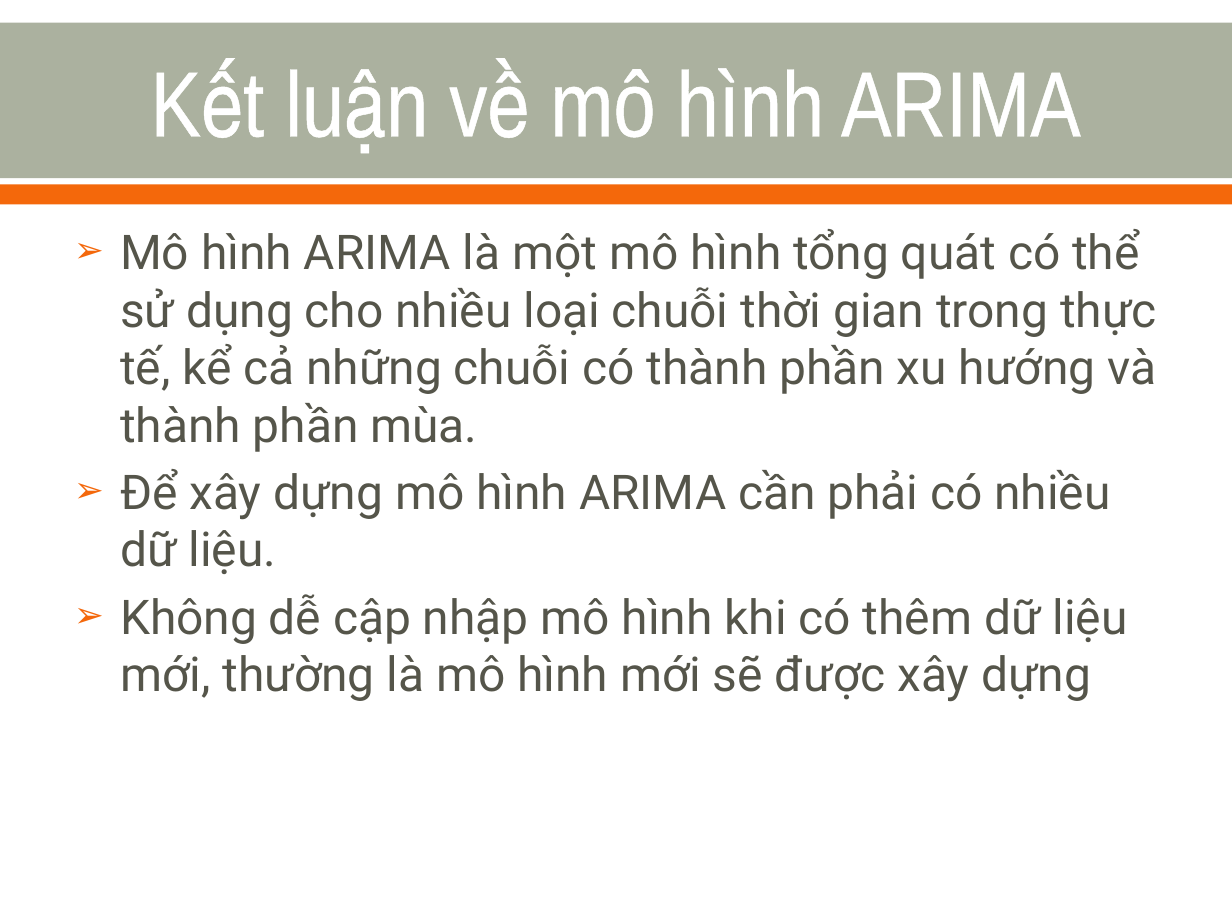
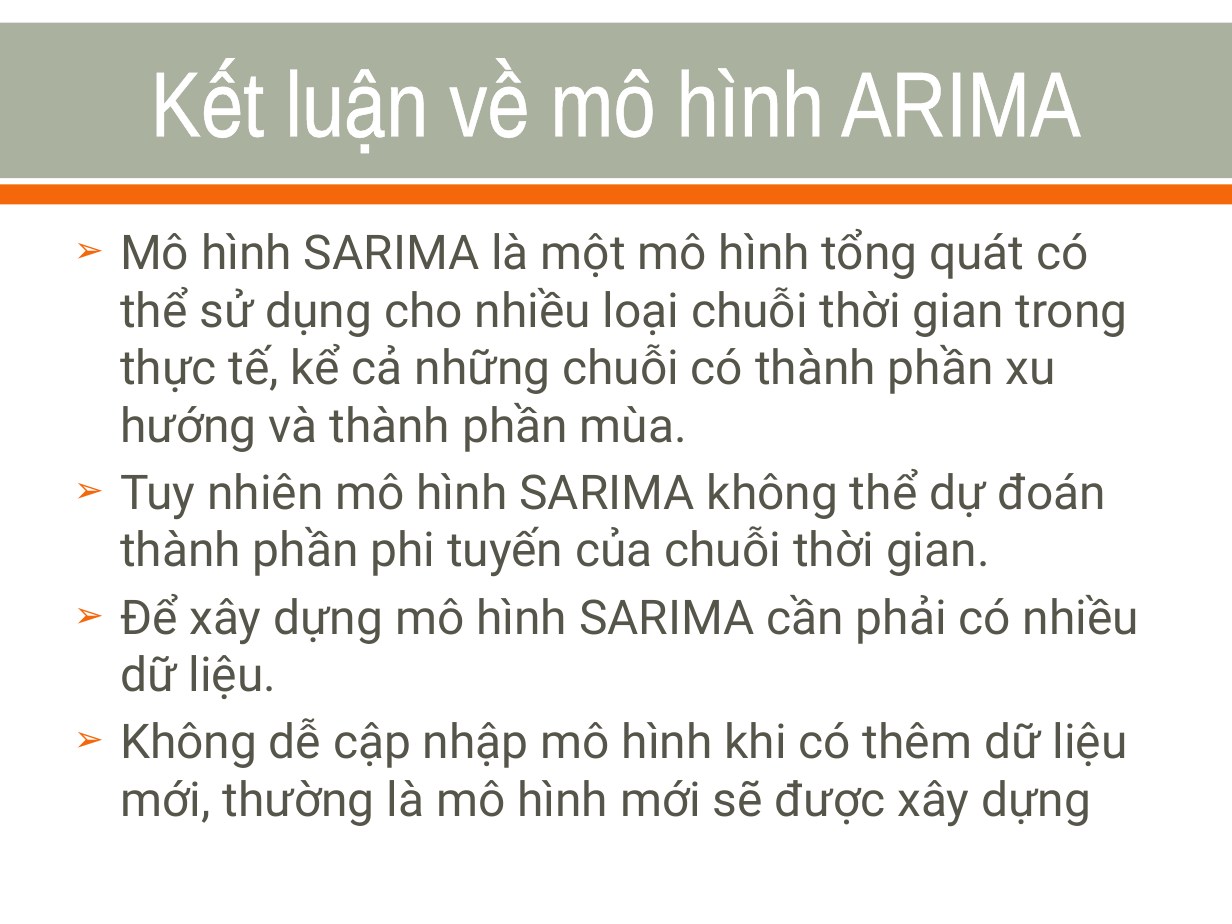
Before and after one commit to nvtthai/forecast-time-series, a slide deck: slide 27 of Report/Presentation.ppt (slide 28 before the commit). Drawn at 1232x924 pixels with LibreOffice and Linux fonts; fonts in the diff are those of the drawing. Boxes give left, top, right and bottom in pixels: in the first picture for what was removed or moved away, otherwise in the second. Text is boxed around its words. In the diff, an @@ line names an element or a change of style, - is before the commit and + after.

```diff
--- a/Report/Presentation.ppt
+++ b/Report/Presentation.ppt
@@ text at (120,229,1139,699): text changed @@
-➢ Mô hình ARIMA là một mô hình tổng quát có thể sử dụng cho nhiều loại chuỗi thời gian trong thực tế, kể cả những chuỗi có thành phần xu hướng và thành phần mùa.
-➢ Để xây dựng mô hình ARIMA cần phải có nhiều dữ liệu.
+➢ Mô hình SARIMA là một mô hình tổng quát có thể sử dụng cho nhiều loại chuỗi thời gian trong thực tế, kể cả những chuỗi có thành phần xu hướng và thành phần mùa.
+➢ Tuy nhiên mô hình SARIMA không thể dự đoán thành phần phi tuyến của chuỗi thời gian.
+➢ Để xây dựng mô hình SARIMA cần phải có nhiều dữ liệu.
```
Also in this commit, not shown: 10 other slides changed, 5 slides added, 11 slides removed.
